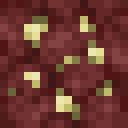
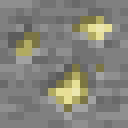
Two versions of the same layered image (128x128). Layer-by-layer changes:
hid "netherrack_surphur_ore" over [0,0,128,128]
added layer "surphur_ore_alt" in group "final" over [0,0,128,128]
